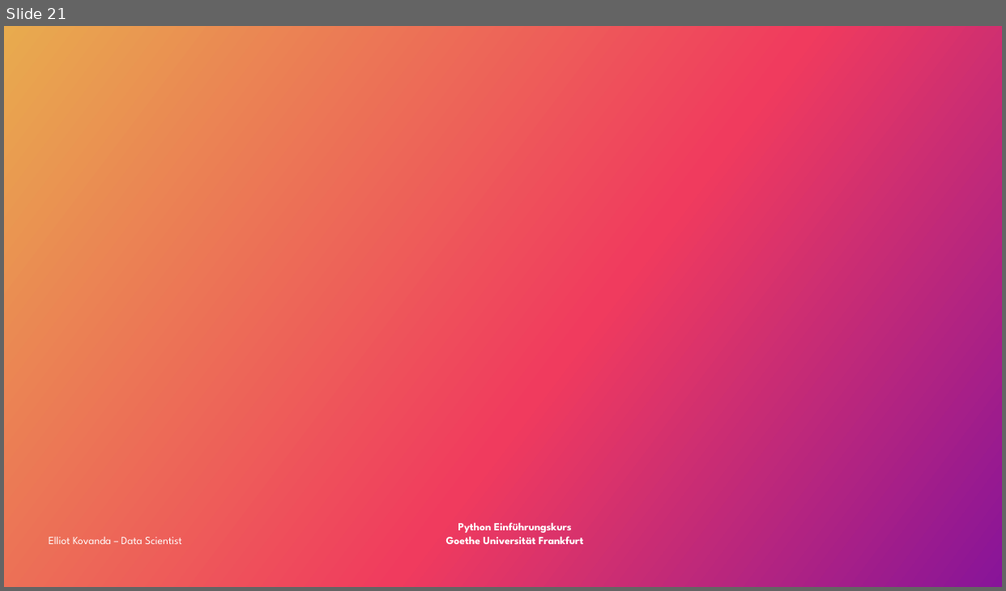
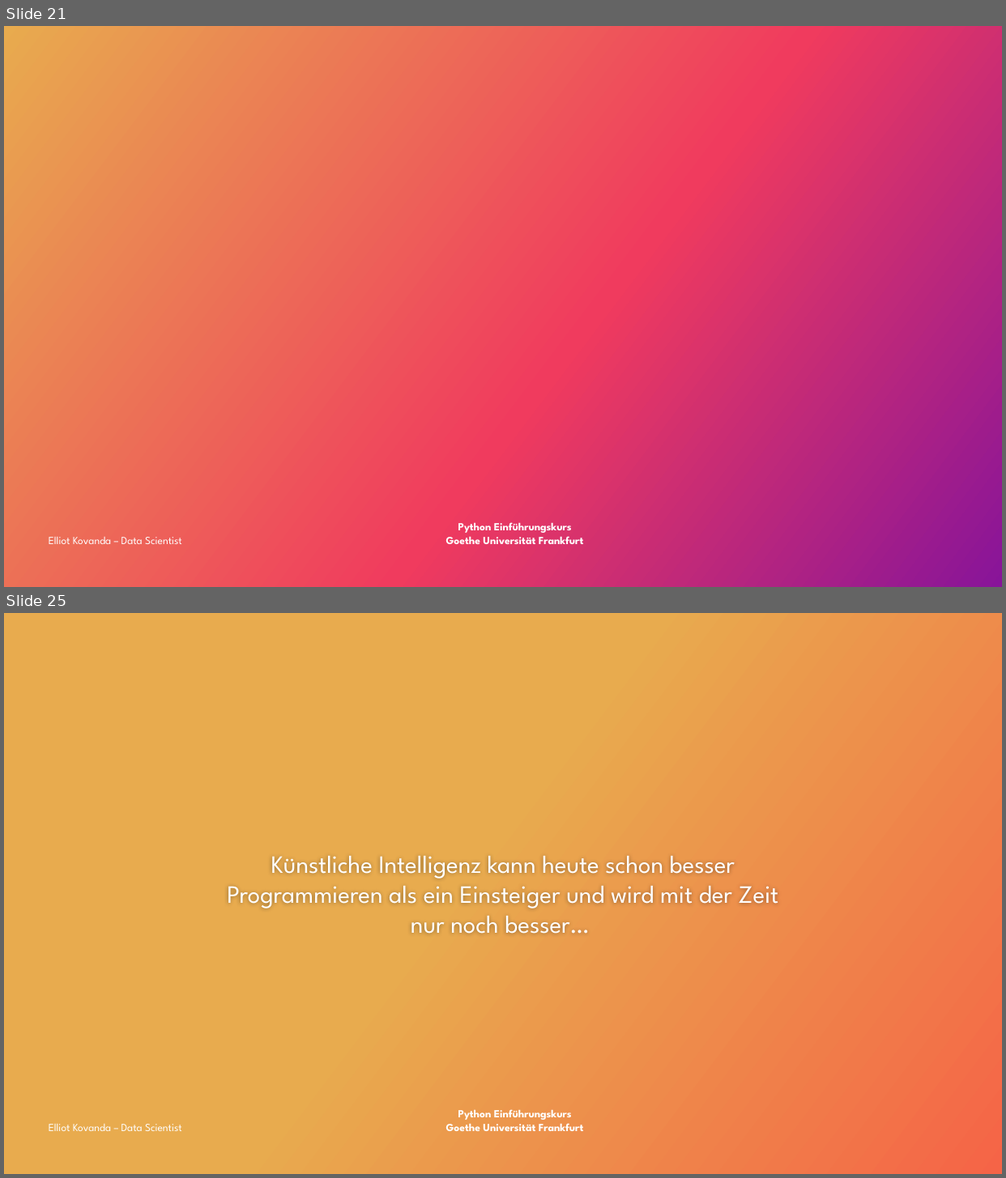
Before and after one commit to ekovanda/python_data_intro, a slide deck: Python_Datenanalyse.pptx. Shown one above the other, each under a label of ours: slide 21 before the commit, slides 21 and 25 after it; the slides between them are not shown. The pictures are 1006x591 and 1006x1178 pixels, drawn with LibreOffice and Linux fonts; fonts in the diff are those of the drawing; background and template pictures are left out. Boxes give left, top, right and bottom in pixels: in the first picture for what was removed or moved away, otherwise in the second. Text is boxed around its words. In the diff, an @@ line names an element or a change of style, - is before the commit and + after.

```diff
--- a/Python_Datenanalyse.pptx
+++ b/Python_Datenanalyse.pptx
@@ slide 25 added at (4, 613, 1002, 1174), background gradient #E8AB4E to #F56447; not listed: 1 template element that a slide beside it also shows @@
@@ text added at (227, 856, 779, 934), 24 pt, text #FFFFFF @@
+Künstliche Intelligenz kann heute schon besser Programmieren als ein Einsteiger und wird mit der Zeit nur noch besser…
@@ text added at (49, 1124, 182, 1131), 10.5 pt, text #FFFFFF @@
+Elliot Kovanda – Data Scientist
```
Also in this commit, not shown: 4 slides changed, 5 other slides added, 1 slide removed, 20 other files.
